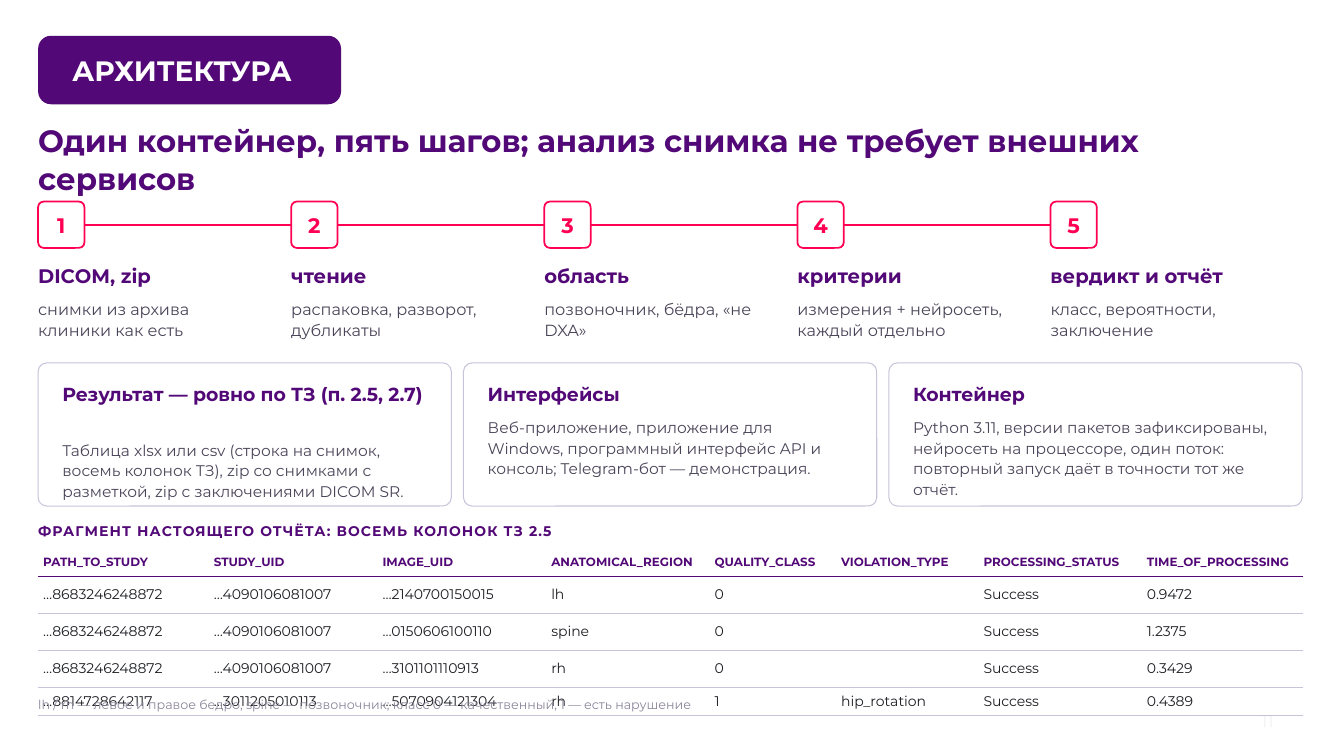
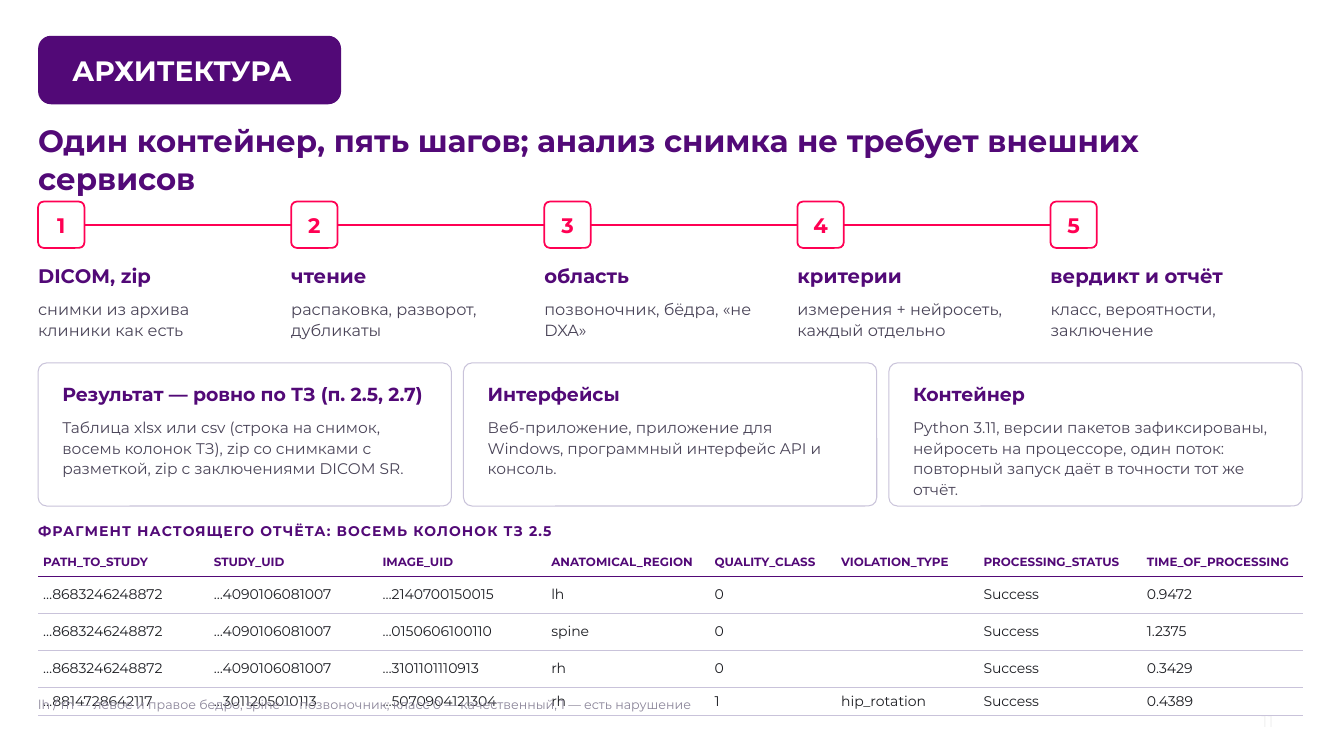
Before and after one commit to theorcos239/LCT_2026, a slide deck: slide 11 of docs/pitch/239.Hack_DXA_QC_полная_версия.pptx. Drawn at 1344x756 pixels with LibreOffice and Linux fonts; fonts in the diff are those of the drawing; background and template pictures are left out. Boxes give left, top, right and bottom in pixels: in the first picture for what was removed or moved away, otherwise in the second. Text is boxed around its words. In the diff, an @@ line names an element or a change of style, - is before the commit and + after.

```diff
--- a/docs/pitch/239.Hack_DXA_QC_полная_версия.pptx
+++ b/docs/pitch/239.Hack_DXA_QC_полная_версия.pptx
@@ text "Таблица xlsx или csv (строка ...": place and size @@
-text "Таблица xlsx или csv (строка ..." at box(62, 444, 404, 500)
+text "Таблица xlsx или csv (строка ..." at box(62, 421, 404, 477)
@@ text at box(488, 421, 822, 474): text changed @@
-Веб-приложение, приложение для Windows, программный интерфейс API и консоль; Telegram-бот — демонстрация.
+Веб-приложение, приложение для Windows, программный интерфейс API и консоль.
```
Also in this commit, not shown: 15 other slides changed, 1 other file.
